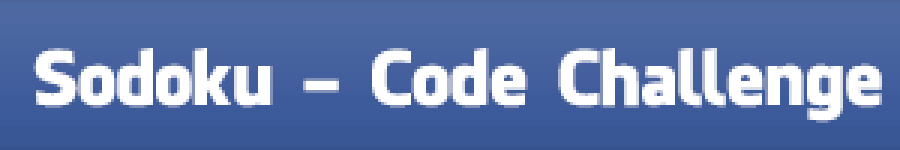
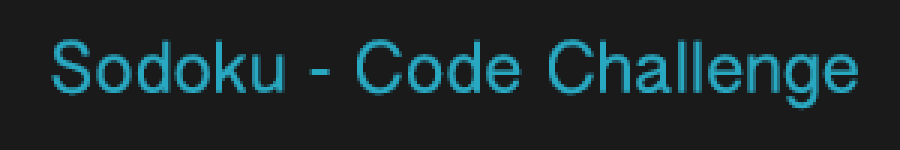
Layered file, before and after one edit (900px x 150px). Changes by layer:
added layer "Sodoku - Code Challenge" (1st of 3) above "Sodoku - Code Challenge" over [51, 39, 858, 111]
hid "Sodoku - Code Challenge" (2nd of 3) over [33, 48, 882, 123]
hid "Layer 1" over [0, 0, 900, 150]
